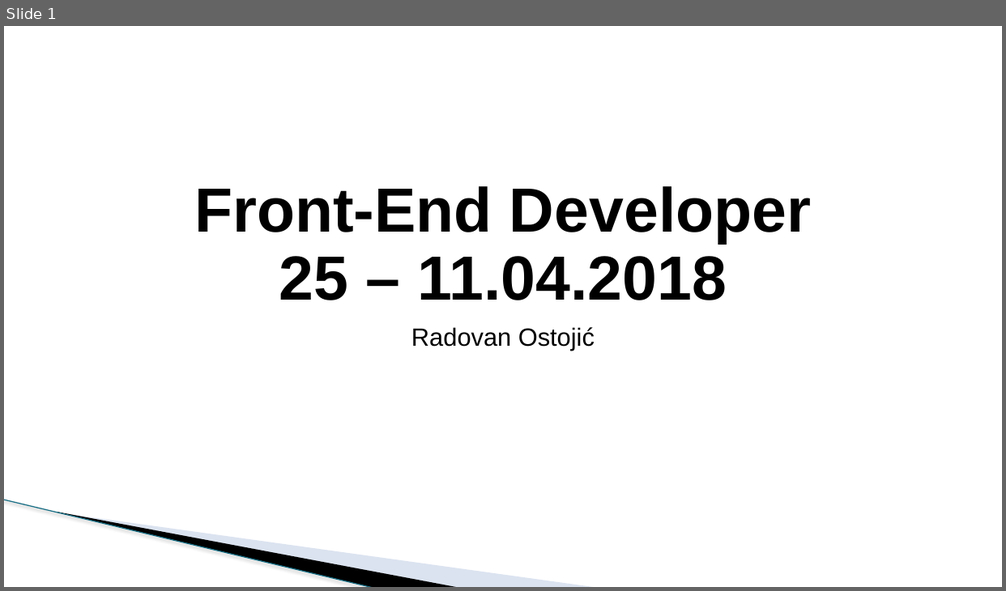
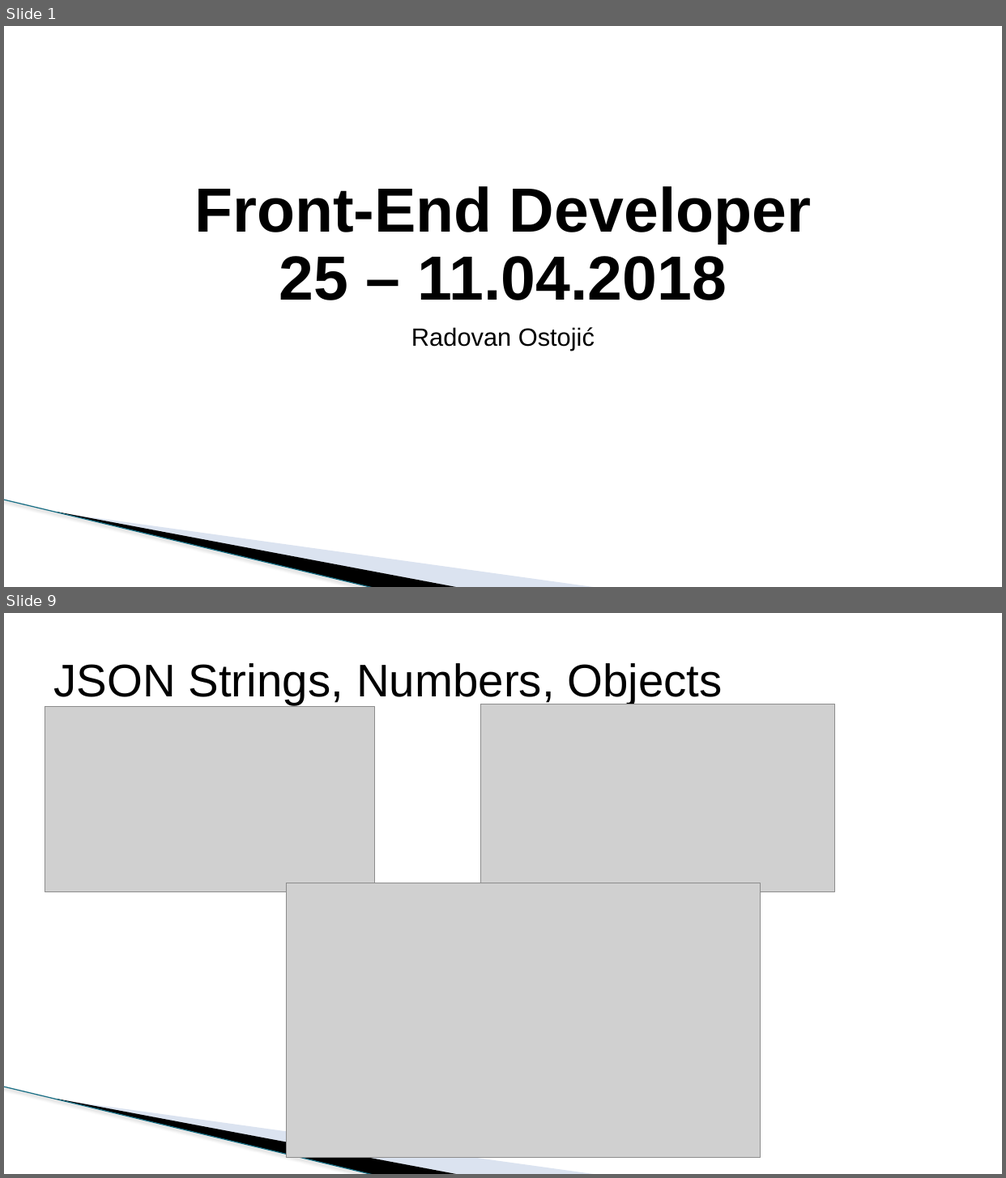
Before and after one commit to todalexcode/kurs-front-end, a slide deck: sesija-25/PPT/Front-End Developer-25.pptx. Shown one above the other, each under a label of ours: slide 1 before the commit, slides 1 and 9 after it; the slides between them are not shown. The pictures are 1006x591 and 1006x1178 pixels, drawn with LibreOffice and Linux fonts; fonts in the diff are those of the drawing; grey boxes stand for pictures; background and template pictures are left out. Boxes give left, top, right and bottom in pixels: in the first picture for what was removed or moved away, otherwise in the second. Text is boxed around its words. In the diff, an @@ line names an element or a change of style, - is before the commit and + after.

```diff
--- a/sesija-25/PPT/Front-End Developer-25.pptx
+++ b/sesija-25/PPT/Front-End Developer-25.pptx
@@ slide 9 added at box(4, 613, 1002, 1174), background #FFFFFF; not listed: 3 template elements that a slide beside it also shows @@
@@ title added at box(54, 663, 722, 705), 44 pt, text #000000 @@
+JSON Strings, Numbers, Objects
@@ picture added at box(45, 707, 374, 892) @@
@@ picture added at box(481, 704, 835, 892) @@
@@ picture added at box(287, 884, 760, 1158) @@
```
Also in this commit, not shown: 2 slides changed, 11 other slides added, 1 slide removed, 8 other files.
